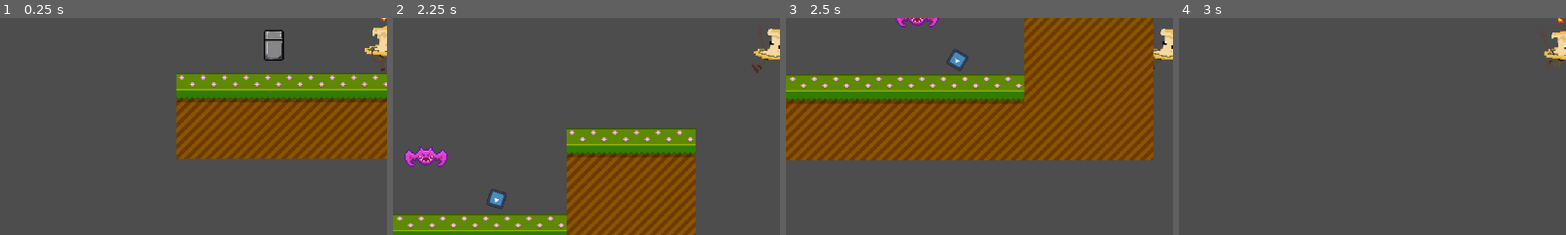
Above: before the commit, frames 1-4 (left to right).
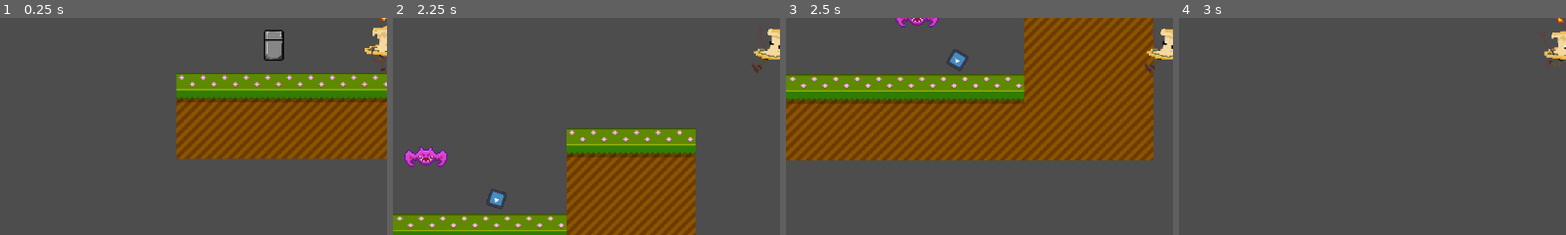
Above: after the commit, the same moments.

Repository: IvanGutierrez0/GameJam2025
Game: Godot game, scene res://Scenes/main.tscn
Two runs of this game, one before a commit and one after it. Both use one fixed random seed, a clock stepped at 60 frames per second and the inputs below. The engine's default icon, where the game draws it, is replaced by a stand-in: a white triangle on a blue panel in a dark square.
Inputs:
- Up to frame 1 (0.25 s): no input
- Up to frame 2 (2.25 s): hold Space (useHab) 0.53-1.28 s; hold D (moveRight) 0.53-2.03 s; tap W (jump) at 0.77, 1.52 s; tap Space (useHab) at 1.35 s; hold A (moveLeft) from 2.03 s (still down); hold Space (useHab) from 2.03 s (still down)
- Up to frame 3 (2.5 s): keep holding A (moveLeft); keep holding Space (useHab)
- Up to frame 4 (3 s): release A (moveLeft) at 2.78 s; release Space (useHab) at 2.78 s; hold D (moveRight) from 2.78 s (still down); tap Space (useHab) at 2.85 s
The pictures show only the part of the screen within x 0-50%, y 44-94%; the shares and areas given below are measured in that part.

Frames 1-2 are identical in both runs. In frame 3, 0.1% of the frame differs, in the area x 92-95%, y 3-26%; in frame 4, nothing differs.

Commit message:
Flash arreglado

Diff:
--- a/Scenes/main.tscn
+++ b/Scenes/main.tscn
@@ -47,5 +47,5 @@
 
 [node name="Enemies" type="Node2D" parent="."]
 
-[node name="Mob" parent="Enemies" instance=ExtResource("2_8gbba")]
+[node name="Mage" parent="Enemies" instance=ExtResource("2_8gbba")]
 position = Vector2(536, 215)
--- a/Scenes/playerCB.tscn
+++ b/Scenes/playerCB.tscn
@@ -6,6 +6,7 @@
 [ext_resource type="Texture2D" uid="uid://dmb7ql1cmxqga" path="res://Sprites/Player/PaAbajo.png" id="3_maenc"]
 [ext_resource type="Texture2D" uid="uid://eqkl6mquje7b" path="res://Sprites/Player/Correr.png" id="3_q8q5l"]
 [ext_resource type="Texture2D" uid="uid://q7ko02ogrkjn" path="res://Sprites/Player/PaArriba.png" id="4_i4kcx"]
+[ext_resource type="Texture2D" uid="uid://chtrjhop0jh6d" path="res://Sprites/Items/Flash.png" id="7_4o5y7"]
 
 [sub_resource type="SpriteFrames" id="SpriteFrames_i7csx"]
 animations = [{
@@ -53,7 +54,24 @@
 "speed": 10.0
 }]
 
+[sub_resource type="SpriteFrames" id="SpriteFrames_4o5y7"]
+animations = [{
+"frames": [],
+"loop": true,
+"name": &"hide",
+"speed": 5.0
+}, {
+"frames": [{
+"duration": 1.0,
+"texture": ExtResource("7_4o5y7")
+}],
+"loop": true,
+"name": &"show",
+"speed": 5.0
+}]
+
 [node name="Player" type="CharacterBody2D"]
+top_level = true
 script = ExtResource("1_2bwjg")
 metadata/_edit_group_ = true
 
@@ -70,11 +88,9 @@
 polygon = PackedVector2Array(-13.3333, -17.3333, 14.6667, -14.6667, 8, 4, 21.3333, 12, 14.667, 30, -24, 30, -26.6667, 10.6667, -12, 6.66667)
 
 [node name="Camera" type="Camera2D" parent="."]
-visible = false
 zoom = Vector2(2, 2)
 
 [node name="Timers" type="Node2D" parent="."]
-visible = false
 
 [node name="InmunityTimer" type="Timer" parent="Timers"]
 wait_time = 2.0
@@ -85,12 +101,27 @@
 [node name="FlashbangTimer" type="Timer" parent="Timers"]
 wait_time = 2.5
 
+[node name="FlashedTimer" type="Timer" parent="Timers"]
+wait_time = 3.0
+
 [node name="PhysicsCollider" type="CollisionPolygon2D" parent="."]
 position = Vector2(1, 0)
 scale = Vector2(0.75, 0.75)
 polygon = PackedVector2Array(-13.3333, -17.3333, 14.6667, -13.3333, 8, 4, 22.6667, 5.33333, 14.667, 30, -24, 30, -28, 5.33333, -13.3333, 4)
 
+[node name="Flash" type="AnimatedSprite2D" parent="."]
+texture_filter = 1
+scale = Vector2(2.6, 2.6)
+sprite_frames = SubResource("SpriteFrames_4o5y7")
+animation = &"show"
+autoplay = "show"
+
+[node name="DynamicLight" type="PointLight2D" parent="."]
+energy = 0.0
+texture = ExtResource("7_4o5y7")
+
 [connection signal="area_entered" from="DamageArea" to="." method="_on_damage_area_area_entered"]
 [connection signal="timeout" from="Timers/InmunityTimer" to="." method="_on_inmunity_timer_timeout"]
 [connection signal="timeout" from="Timers/PowerTimer" to="." method="_on_power_timer_timeout"]
 [connection signal="timeout" from="Timers/FlashbangTimer" to="." method="_on_flashbang_timer_timeout"]
+[connection signal="timeout" from="Timers/FlashedTimer" to="." method="_on_flashed_timer_timeout"]
--- a/Scripts/player_cb.gd
+++ b/Scripts/player_cb.gd
@@ -8,6 +8,9 @@
 @export var inmuneTime = 2.0
 var lastDirection = 1
 
+@export var lightEnergy = 0.5
+var transparency = 0
+
 var main
 
 var flashbang_scene = preload("res://Scenes/flashbang.tscn")
@@ -17,11 +20,10 @@
 func _start() -> void:
 	show()
 
-
 func _ready():
 	main = get_node("../")
 	$AnimatedSprite2D.flip_h = true
-
+	$Flash.hide()
 
 func _physics_process(delta: float) -> void:
 	if not is_on_floor():
@@ -53,6 +55,10 @@
 	$AnimatedSprite2D.play()
 	move_and_slide()
 
+	if not $Timers/FlashedTimer.is_stopped():
+		transparency -= 0.005
+		$Flash.modulate.a = transparency
+
 	if Input.is_action_pressed("useHab") and $Timers/PowerTimer.is_stopped():
 		spawnFlashbang(lastDirection)
 		$Timers/PowerTimer.start()
@@ -69,8 +75,6 @@
 
 	$Timers/FlashbangTimer.start()
 
-
-
 func _on_inmunity_timer_timeout() -> void:
 	$Timers/InmunityTimer.stop()
 
@@ -80,9 +84,6 @@
 func _on_flashbang_timer_timeout() -> void:
 	$Timers/FlashbangTimer.stop()
 	projectiles_container.remove_child(flashbang)
-
-func blind() -> void:
-	print("Estoy cegado")
 
 func _on_damage_area_area_entered(area: Area2D) -> void:
 	if $Timers/InmunityTimer.is_stopped() and area.is_in_group("Enemy"):
@@ -98,3 +99,13 @@
 			if health < 3:
 				health += 1
 				main.playerGainsLife()
+
+func blind() -> void:
+	transparency = 1
+	$Flash.show()
+	$Timers/FlashedTimer.start()
+
+func _on_flashed_timer_timeout() -> void:
+	$Timers/FlashedTimer.stop()
+	$Flash.hide()
+	transparency = 0
Not shown: 1 places in Scenes/playerCB.tscn that only renumber resources
